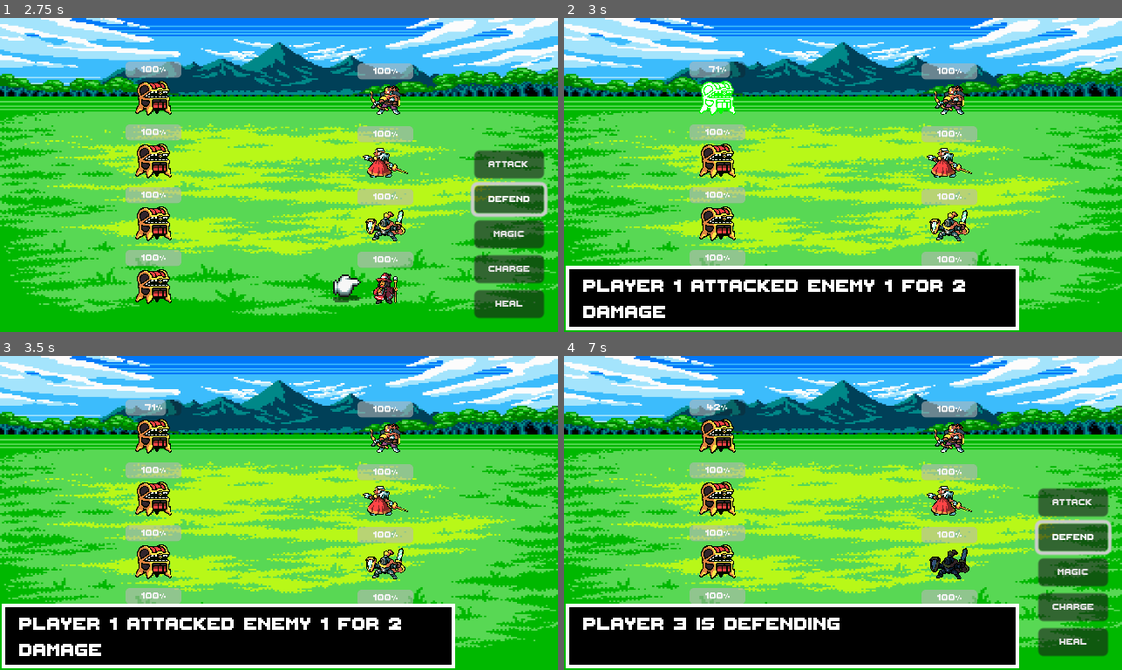
Above: before the commit, frames 1-4 (two rows, left to right).
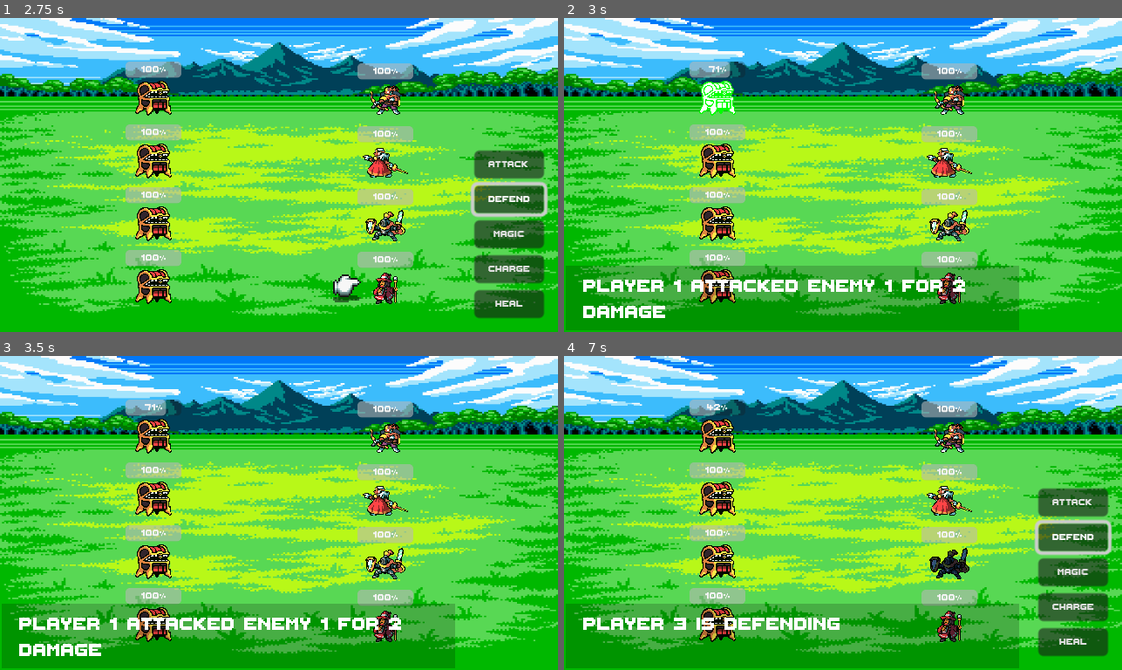
Above: after the commit, the same moments.

Repository: waleedlugod/jrpg
Game: Godot game, scene res://scenes/battle_scene.tscn
Same seed, same stepped clock (60 frames per second), same inputs: the game is played once before the commit and once after it.
Inputs:
- Up to frame 1 (2.75 s): click "Attack" at 0.5 s; tap Enter (ui_accept) at 1.25, 1.52, 2, 2.27 s; hold Up (ui_up) 1.28-2.03 s; hold Down (ui_down) from 2.03 s (still down)
- Up to frame 2 (3 s): release Down (ui_down) at 2.75 s; click "Defend" at 2.75 s
- Up to frame 3 (3.5 s): no input
- Up to frame 4 (7 s): hold Up (ui_up) 3.53-5.03 s; tap Enter (ui_accept) at 4.25, 4.52, 5.27, 6.5, 6.77 s; hold Down (ui_down) 5.03-5.75 s; click "Magic" at 5.75 s; hold Down (ui_down) from 6.53 s (still down)

Frame 1 is identical in both runs. In frame 2, 15% of the frame differs, in the area x 0-82%, y 78-100%; in frame 3, 15%; in frame 4, 15%.

Commit message:
add hurt animation to players

Diff:
--- a/scenes/battle_scene.tscn
+++ b/scenes/battle_scene.tscn
@@ -70,6 +70,7 @@
 position = Vector2(221, 47)
 
 [node name="Textbox" type="Panel" parent="."]
+self_modulate = Color(0, 0, 0, 0.196078)
 offset_left = 1.0
 offset_top = 150.0
 offset_right = 253.0
--- a/scripts/battle_scene.gd
+++ b/scripts/battle_scene.gd
@@ -118,9 +118,11 @@
 		match action.chosen_action:
 			"attack":
 				display_text("%s attacked %s for 2 damage" % [enemy.character_name, players[action.target].character_name])
+				players[action.target]._play_animation(action.chosen_action)
 				playerGroup.handle_damage(action.target, 2)
 			"magic":
 				display_text("%s cast magic on %s for %d damage" % [enemy.character_name, players[action.target].character_name, rng.randi_range(1, 5)])
+				players[action.target]._play_animation(action.chosen_action)
 				playerGroup.handle_damage(action.target, rng.randi_range(1, 5))
 		await get_tree().create_timer(2).timeout
 
